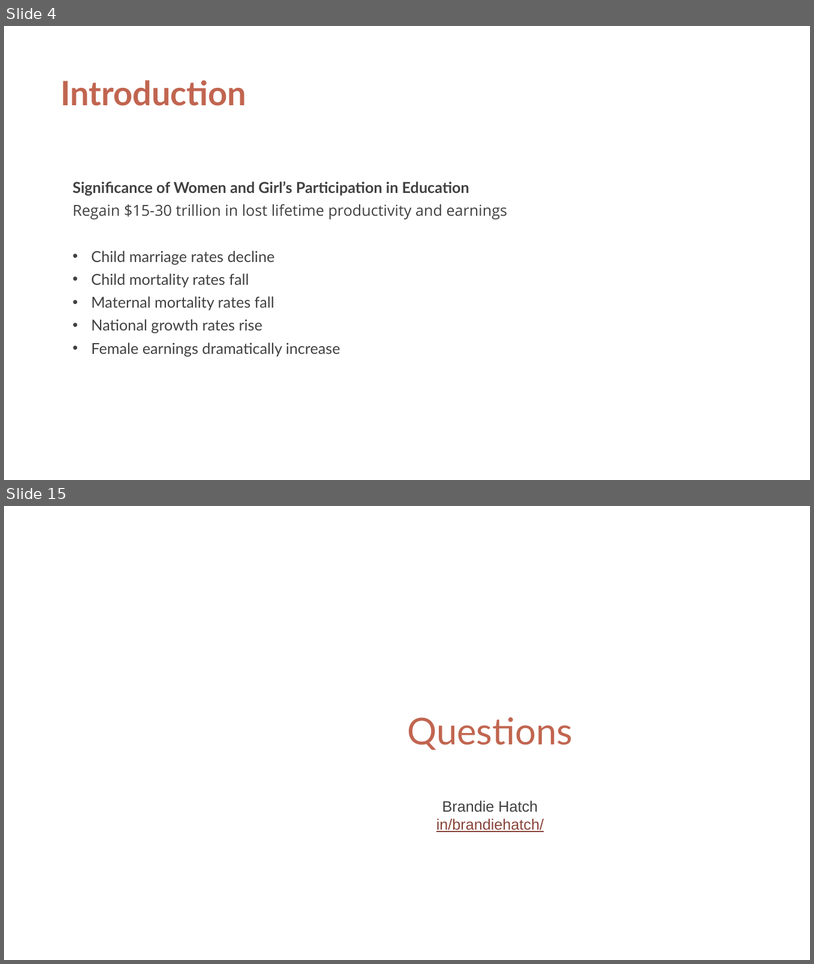
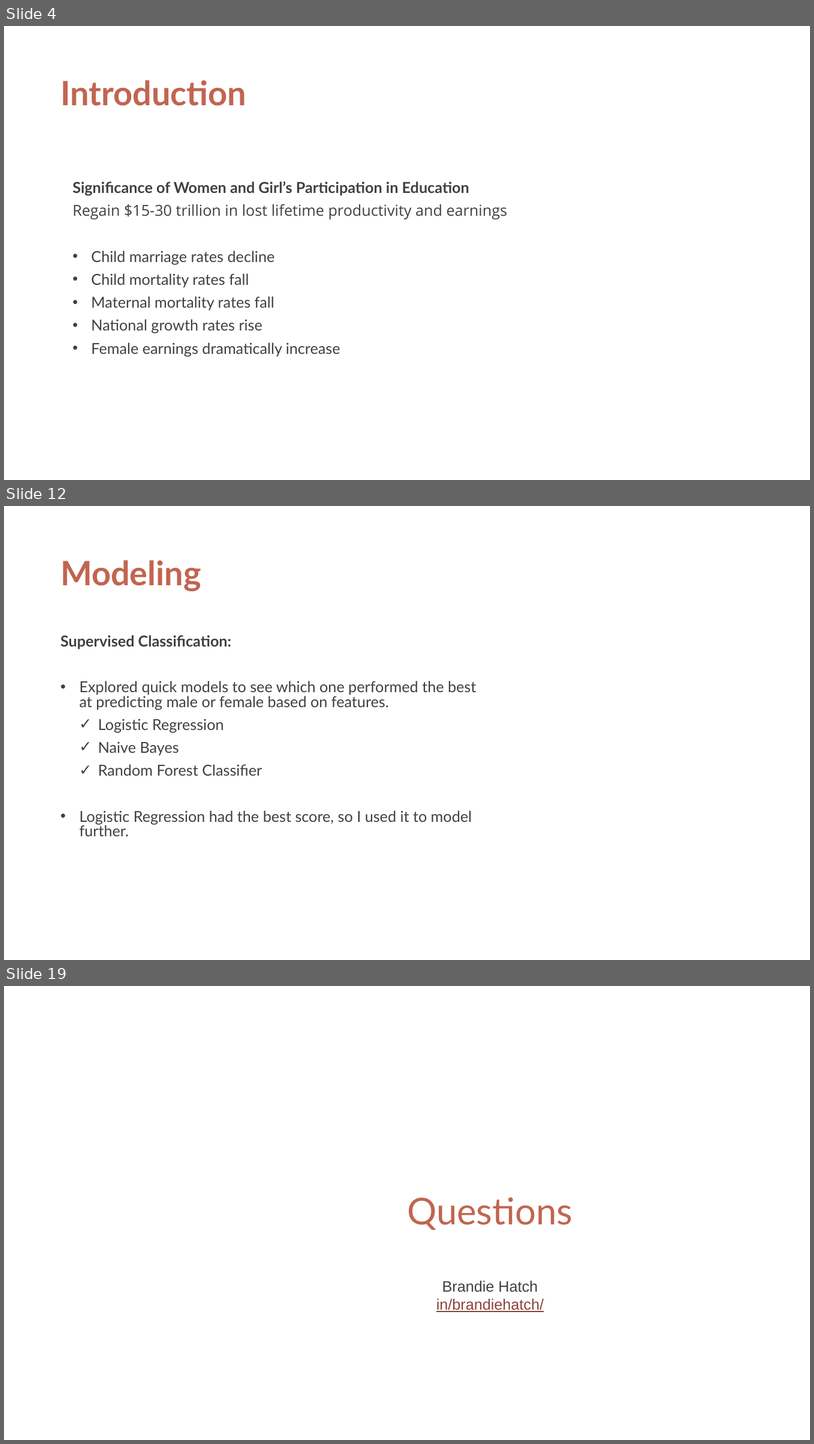
Before and after one commit to brandiehatch/capstone, a slide deck: capstone.pptx. Shown one above the other, each under a label of ours: slides 4 and 15 before the commit, slides 4, 12 and 19 after it; the slides between them are not shown. The pictures are 814x964 and 814x1444 pixels, drawn with LibreOffice and Linux fonts; fonts in the diff are those of the drawing; background and template pictures are left out. Boxes give left, top, right and bottom in pixels: in the first picture for what was removed or moved away, otherwise in the second. Text is boxed around its words. In the diff, an @@ line names an element or a change of style, - is before the commit and + after.

```diff
--- a/capstone.pptx
+++ b/capstone.pptx
@@ slide 12 added at (x1=4, y1=506, x2=810, y2=960), background #FFFFFF @@
@@ title added at (x1=60, y1=560, x2=201, y2=591), 40 pt, text #C16550, bold @@
+Modeling
@@ text added at (x1=60, y1=635, x2=476, y2=836), 18 pt, text #404040 @@
+Supervised Classification:
+• Explored quick models to see which one performed the best at predicting male or female based on features.
+  ✓ Logistic Regression
+  ✓ Naive Bayes
+  ✓ Random Forest Classifier
+• Logistic Regression had the best score, so I used it to model further.
@@ what was slide 15 is now slide 19 @@
```
Also in this commit, not shown: 3 slides changed, 9 other slides added, 6 slides removed, 12 other files.
